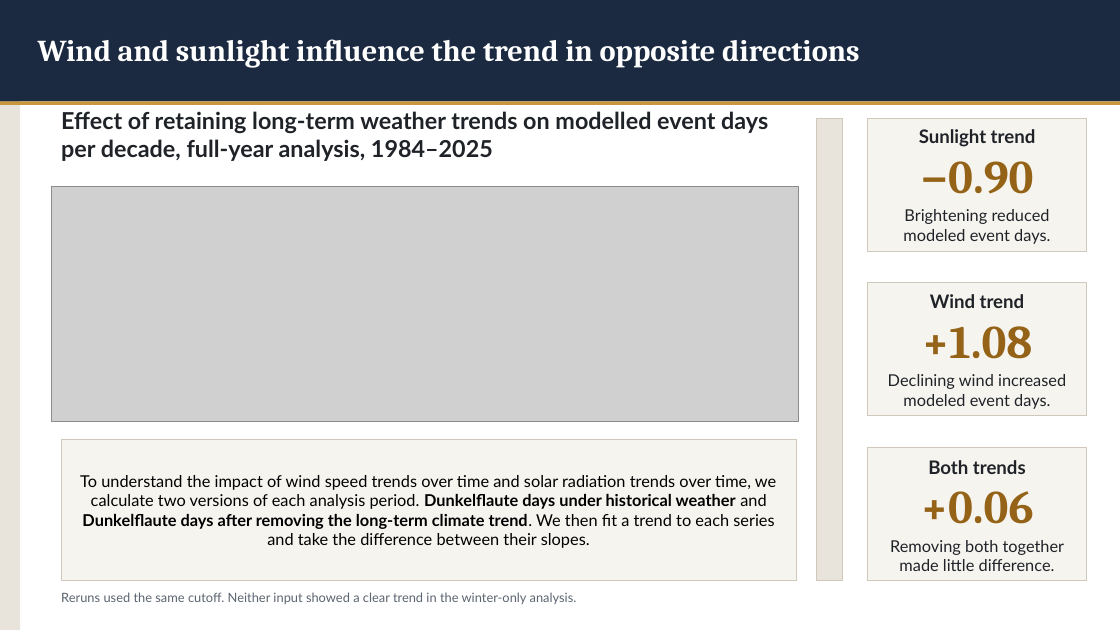
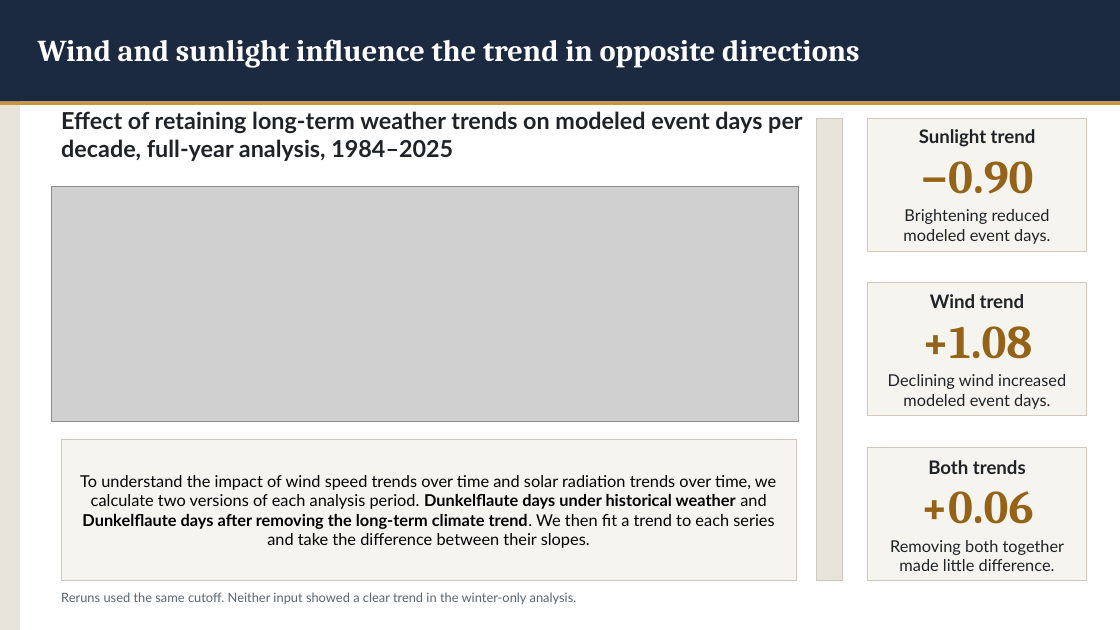
Before and after one commit to asakti47/dunkelflaute-explorer, a slide deck: slide 6 of Dunkelflaute Presentation.pptx (slide 8 before the commit). Drawn at 1120x630 pixels with LibreOffice and Linux fonts; fonts in the diff are those of the drawing; grey boxes stand for pictures. Boxes give left, top, right and bottom in pixels: in the first picture for what was removed or moved away, otherwise in the second. Text is boxed around its words. In the diff, an @@ line names an element or a change of style, - is before the commit and + after.

```diff
--- a/Dunkelflaute Presentation.pptx
+++ b/Dunkelflaute Presentation.pptx
@@ text at (61,111,802,161): text changed @@
-Effect of retaining long-term weather trends on modelled event days per decade, full-year analysis, 1984–2025
+Effect of retaining long-term weather trends on modeled event days per decade, full-year analysis, 1984–2025
```
Also in this commit, not shown: 3 other slides changed, 1 slide added, 3 slides removed.
